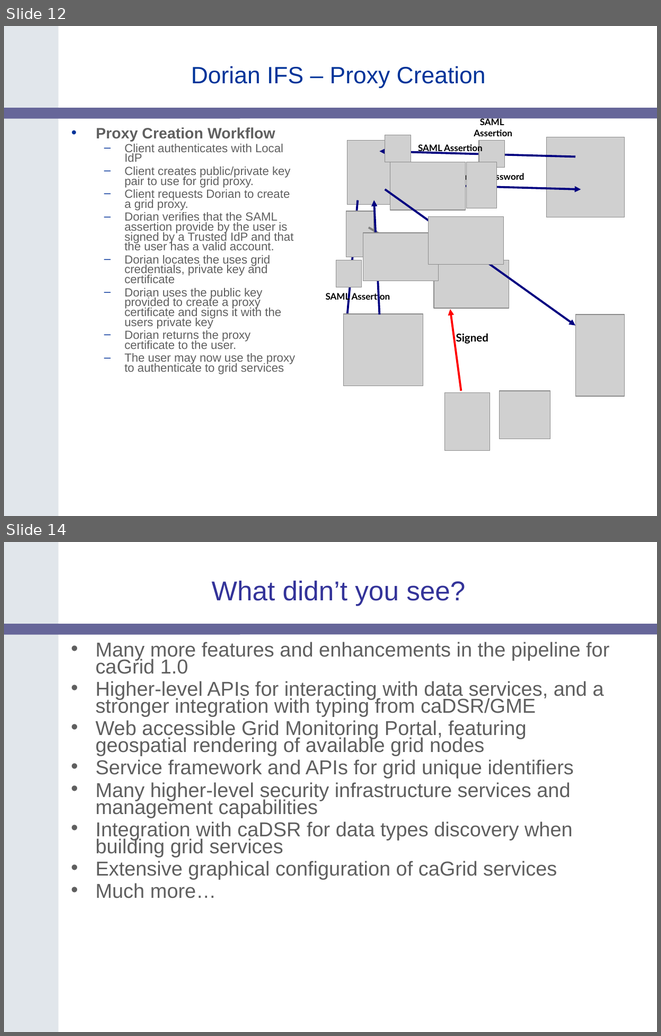
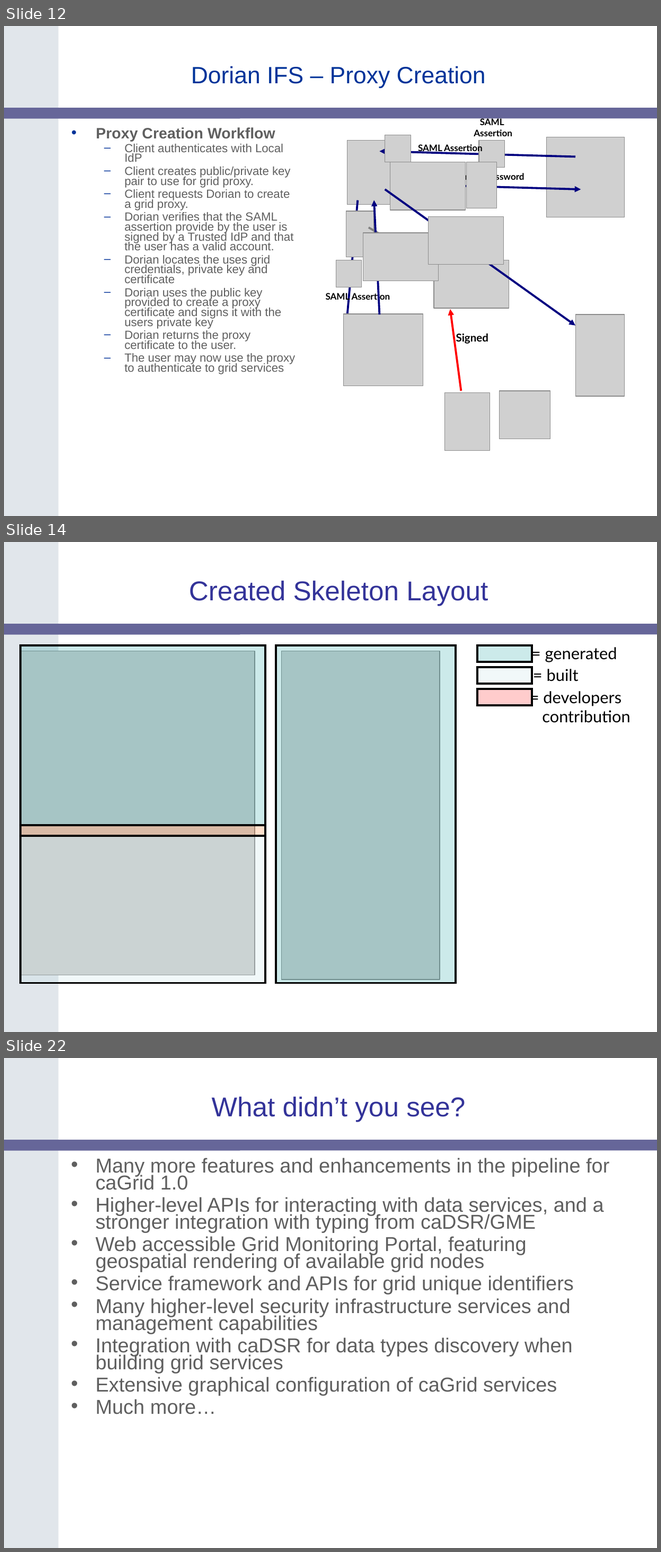
Before and after one commit to NCIP/cagrid-portal, a slide deck: cagrid-1-0/Documentation/presentations/200604_AnnualMeeting/caGrid-1.0-Demo.ppt. Shown one above the other, each under a label of ours: slides 12 and 14 before the commit, slides 12, 14 and 22 after it; the slides between them are not shown. The pictures are 661x1036 and 661x1552 pixels, drawn with LibreOffice and Linux fonts; fonts in the diff are those of the drawing; grey boxes stand for pictures; background and template pictures are left out. Boxes give left, top, right and bottom in pixels: in the first picture for what was removed or moved away, otherwise in the second. Text is boxed around its words. In the diff, an @@ line names an element or a change of style, - is before the commit and + after.

```diff
--- a/cagrid-1-0/Documentation/presentations/200604_AnnualMeeting/caGrid-1.0-Demo.ppt
+++ b/cagrid-1-0/Documentation/presentations/200604_AnnualMeeting/caGrid-1.0-Demo.ppt
@@ slide 14 added at (4,542,657,1032), background #FFFFFF; not listed: 2 template elements that a slide beside it also shows @@
@@ title added at (189,581,488,606), 30 pt, text #333399 @@
+Created Skeleton Layout
@@ picture added at (20,651,255,975) @@
@@ rectangle added at (20,645,265,824), fill #009999 at 20% opacity, outline #000000 2.24 pt @@
@@ rectangle added at (276,645,456,983), fill #009999 at 20% opacity, outline #000000 2.24 pt @@
@@ picture added at (282,651,440,979) @@
@@ rectangle added at (477,645,531,661), fill #009999 at 20% opacity, outline #000000 2.24 pt @@
@@ text added at (545,647,617,662), 18 pt, text #000000 @@
+= generated
@@ rectangle added at (477,668,531,684), fill #BBE0E3 at 20% opacity, outline #000000 2.24 pt @@
@@ text added at (547,669,579,681), 18 pt, text #000000 @@
+= built
@@ rectangle added at (477,689,531,705), fill #FF0000 at 20% opacity, outline #000000 2.24 pt @@
@@ text added at (542,691,630,723), 18 pt, text #000000 @@
+= developers
+contribution
@@ rectangle added at (20,824,265,836), fill #FF6600 at 20% opacity, outline #000000 2.24 pt @@
@@ rectangle added at (20,836,265,983), fill #BBE0E3 at 20% opacity, outline #000000 2.24 pt @@
@@ what was slide 14 is now slide 22 @@
```
Also in this commit, not shown: 8 other slides added, 1 slide removed.
